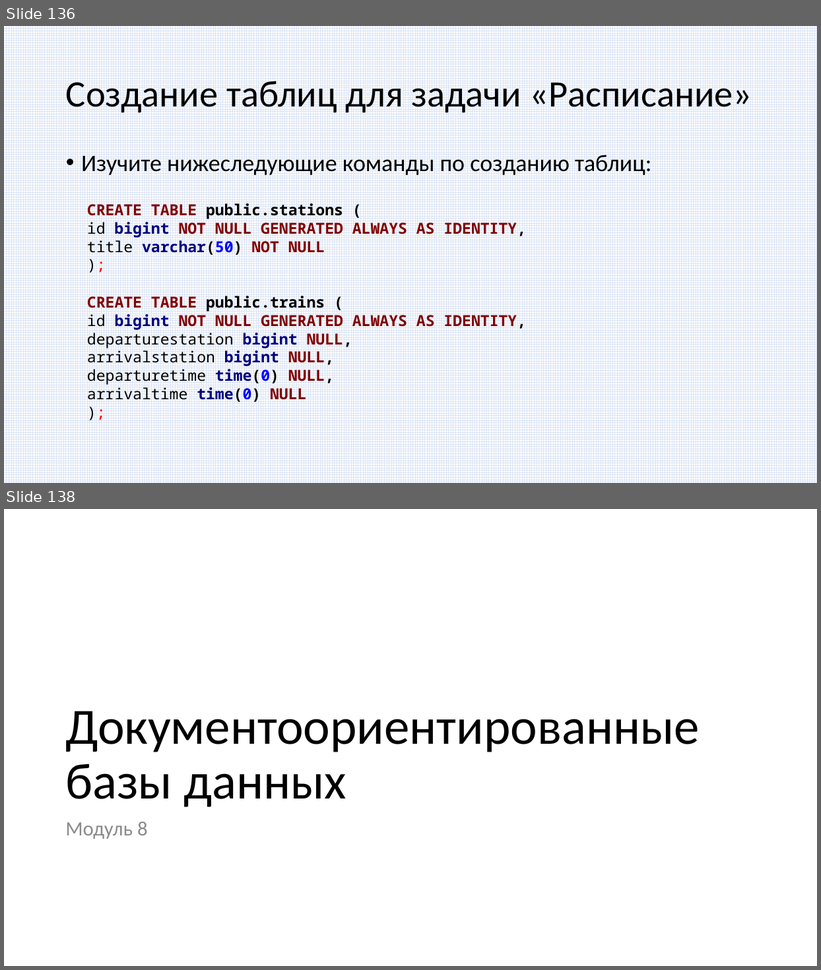
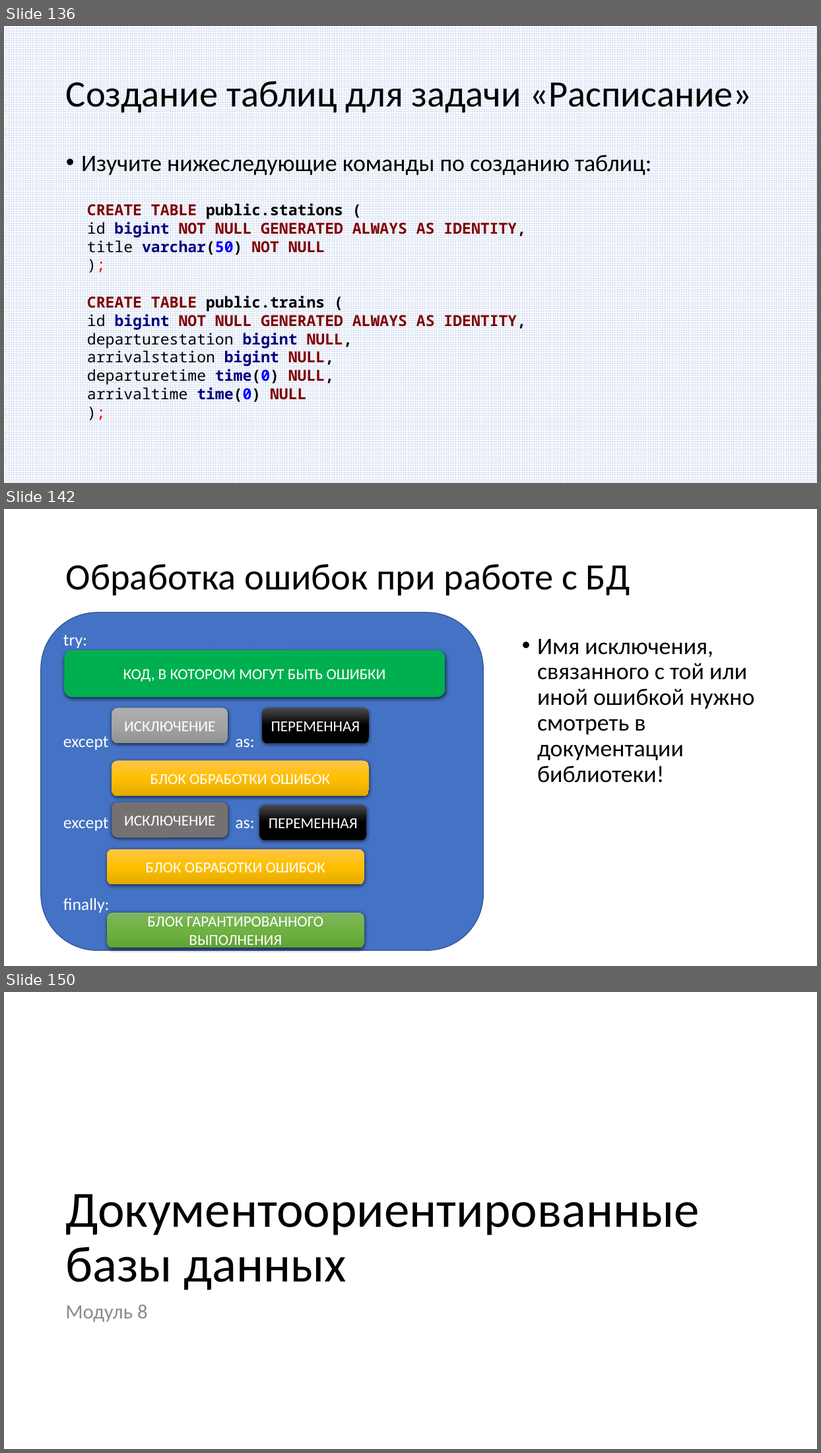
Before and after one commit to paveltsytovich/telegram-course, a slide deck: Presentation/Разработка ботов для телеграмм на Python.pptx. Shown one above the other, each under a label of ours: slides 136 and 138 before the commit, slides 136, 142 and 150 after it; the slides between them are not shown. The pictures are 821x970 and 821x1453 pixels, drawn with LibreOffice and Linux fonts; fonts in the diff are those of the drawing. Boxes give left, top, right and bottom in pixels: in the first picture for what was removed or moved away, otherwise in the second. Text is boxed around its words. In the diff, an @@ line names an element or a change of style, - is before the commit and + after.

```diff
--- a/Presentation/Разработка ботов для телеграмм на Python.pptx
+++ b/Presentation/Разработка ботов для телеграмм на Python.pptx
@@ slide 142 added at (4, 509, 817, 966), background #FFFFFF @@
@@ title added at (66, 564, 630, 595), 44 pt, text #000000 @@
+Обработка ошибок при работе с БД
@@ text added at (537, 639, 754, 783), 28 pt, text #000000 @@
+• Имя исключения, связанного с той или иной ошибкой нужно смотреть в документации библиотеки!
@@ group added at (40, 613, 483, 951): 9 rounded rectangles @@
+try:
+except as:
+except as:
+finally:
+КОД, В КОТОРОМ МОГУТ БЫТЬ ОШИБКИ
+ИСКЛЮЧЕНИЕ
+ИСКЛЮЧЕНИЕ
+ПЕРЕМЕННАЯ
+ПЕРЕМЕННАЯ
+БЛОК ОБРАБОТКИ ОШИБОК
+БЛОК ОБРАБОТКИ ОШИБОК
+БЛОК ГАРАНТИРОВАННОГО ВЫПОЛНЕНИЯ
@@ what was slide 138 is now slide 150 @@
```
Also in this commit, not shown: 12 other slides added, 1 slide removed, 2 other files.
